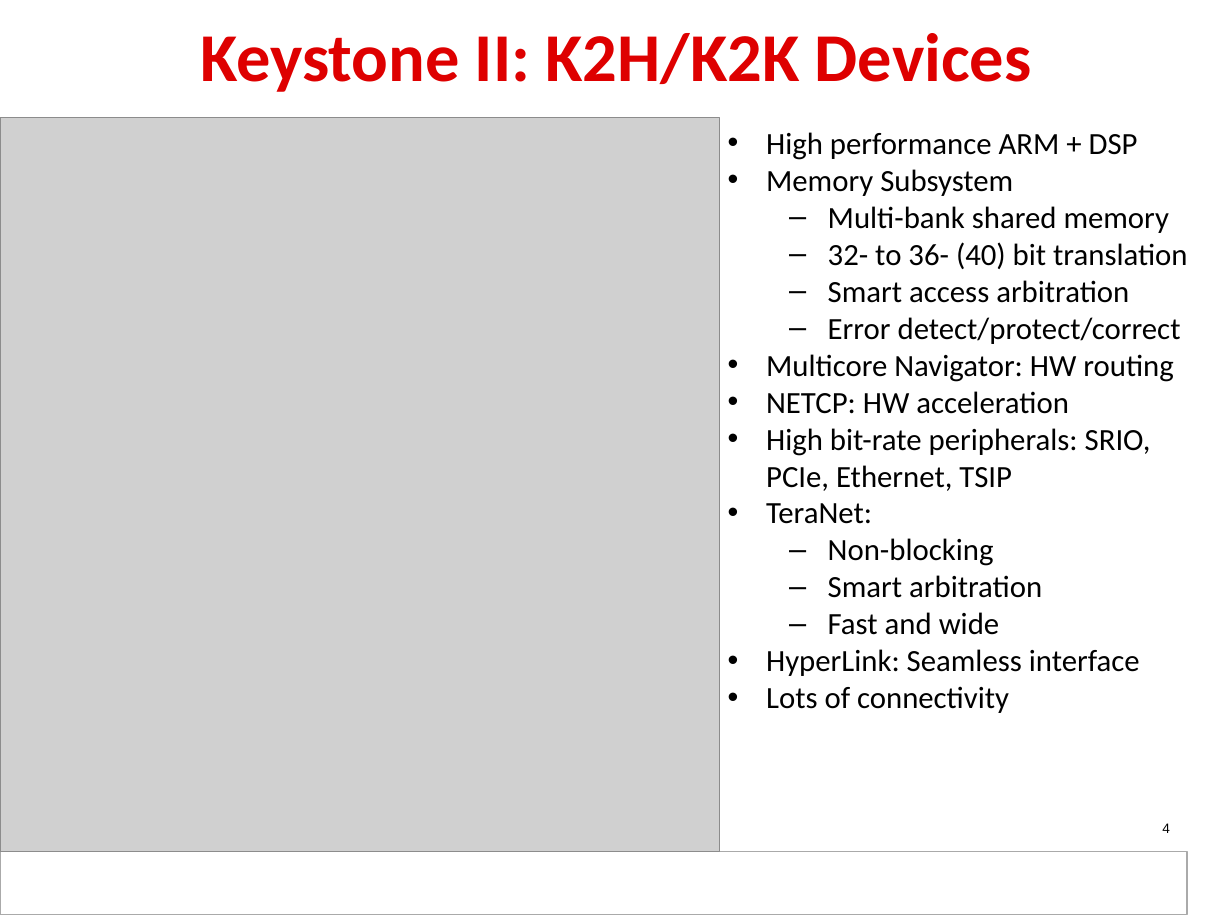
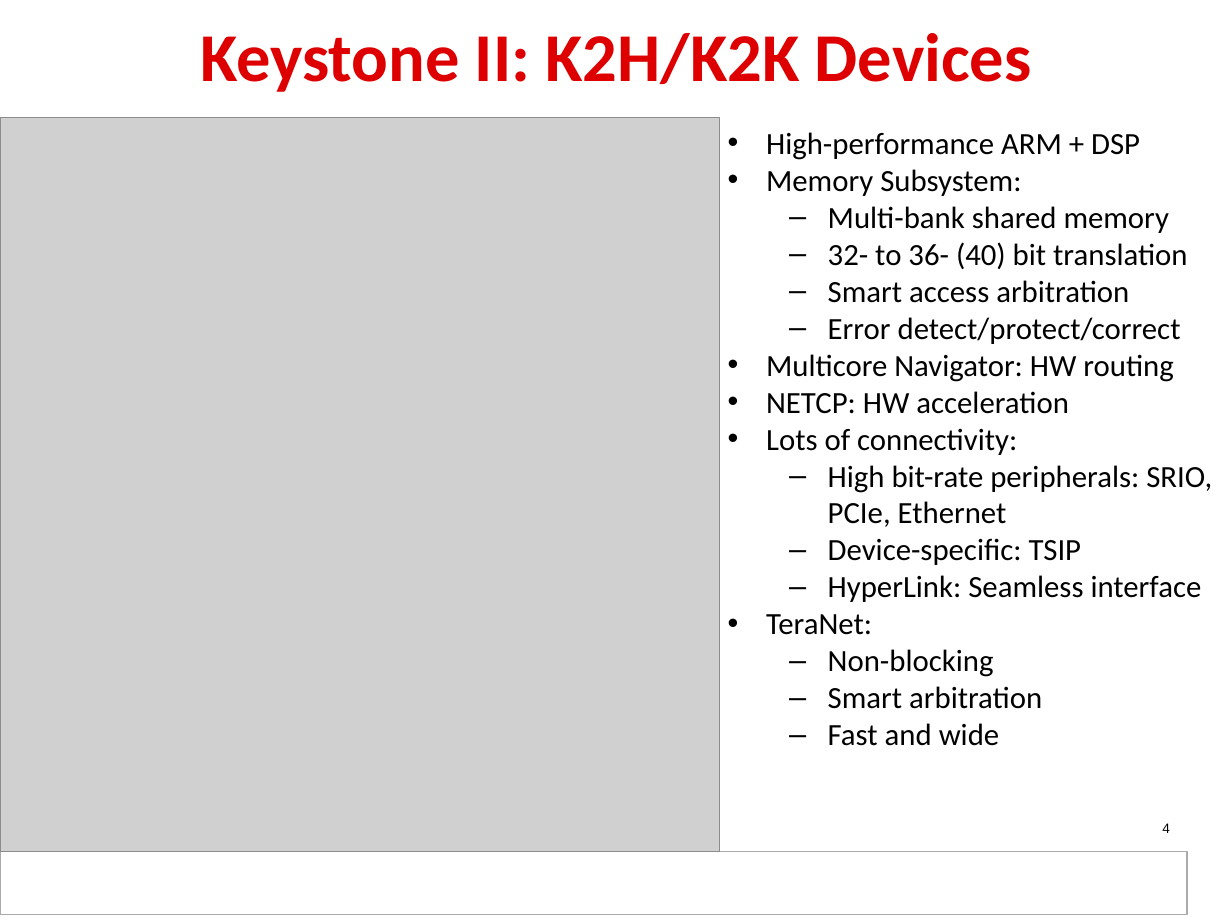
Before and after one commit to hari1989/keystone-workshop, a slide deck: slide 4 of slides/KeyStone_Edison.pptx. Drawn at 1232x924 pixels with LibreOffice and Linux fonts; fonts in the diff are those of the drawing; grey boxes stand for pictures; background and template pictures are left out. Boxes give left, top, right and bottom in pixels: in the first picture for what was removed or moved away, otherwise in the second. Text is boxed around its words. In the diff, an @@ line names an element or a change of style, - is before the commit and + after.

```diff
--- a/slides/KeyStone_Edison.pptx
+++ b/slides/KeyStone_Edison.pptx
@@ text at bbox=[766, 132, 1140, 196]: text changed @@
-• High performance ARM + DSP
-• Memory Subsystem
+• High-performance ARM + DSP
+• Memory Subsystem:
@@ text at bbox=[766, 428, 1212, 602]: text changed @@
-• High bit-rate peripherals: SRIO, PCIe, Ethernet, TSIP
+• Lots of connectivity:
+  – High bit-rate peripherals: SRIO, PCIe, Ethernet
+  – Device-specific: TSIP
+  – HyperLink: Seamless interface
@@ text at bbox=[766, 649, 1140, 713]: paragraphs removed @@
-• HyperLink: Seamless interface
-• Lots of connectivity
```
Also in this commit, not shown: 12 other slides changed.
